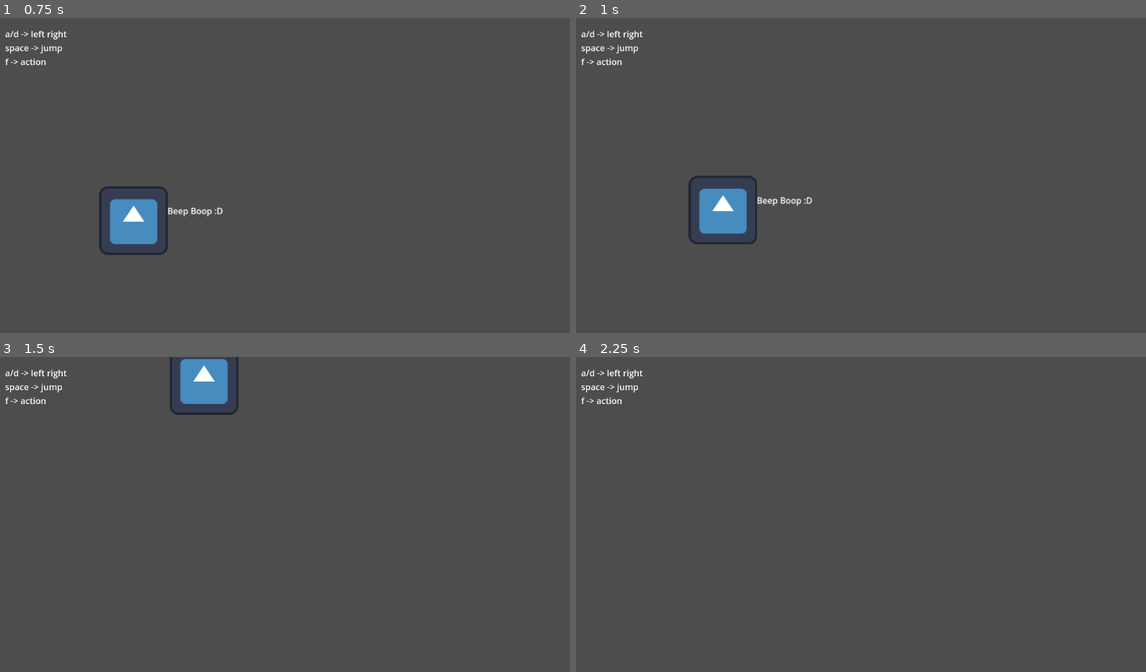
Above: before the commit, frames 1-4 (two rows, left to right).
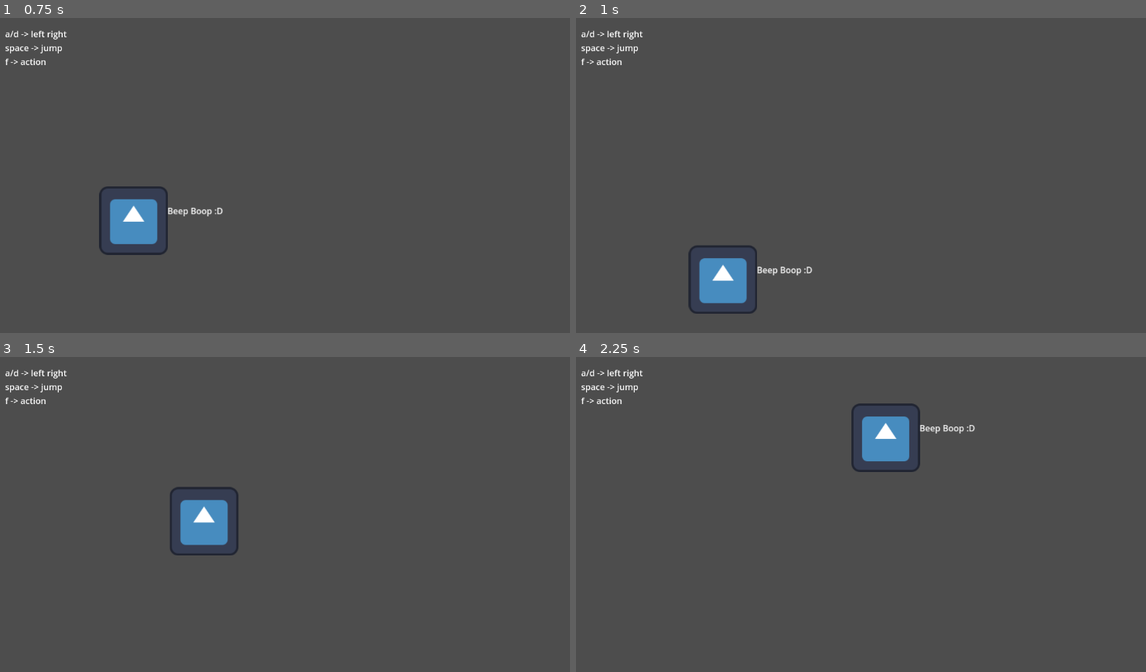
Above: after the commit, the same moments.

Repository: Cradac/H.O.R.S.T.
Game: Godot game, scene res://basic_scene.tscn
Same seed, same stepped clock (60 frames per second), same inputs: the game is played once before the commit and once after it. The engine's default icon, where the game draws it, is replaced by a stand-in: a white triangle on a blue panel in a dark square.
Inputs:
- Up to frame 1 (0.75 s): hold Right (move_right) from 0.53 s (still down); hold F (action) from 0.53 s (still down)
- Up to frame 2 (1 s): keep holding Right (move_right); keep holding F (action); tap Space (jump) at 0.77, 0.8 s
- Up to frame 3 (1.5 s): keep holding Right (move_right); tap Space (jump) at 1.07, 1.35 s; release F (action) at 1.28 s
- Up to frame 4 (2.25 s): tap Space (jump) at 1.52, 1.82 s; tap F (action) at 1.55 s; release Right (move_right) at 2.03 s; hold Left (move_left) from 2.03 s (still down); hold F (action) from 2.03 s (still down)

Frame 1 is identical in both runs. In frame 2, 3.4% of the frame differs, in the area x 19-42%, y 50-94%; in frame 3, 3.0%; in frame 4, 1.7%.

Commit message:
max speed, only jump on ground, insta turn

Diff:
--- a/Character.gd
+++ b/Character.gd
@@ -6,11 +6,15 @@
 @export var JUMP_FORCE = 600
 @export var GRAVITY = 500
 
-@onready var axis = Vector2.ZERO
+var prev_x = 0
+
+func _process(delta):
+	# action inputs
+	action()
 
 func _physics_process(delta):
 	move(delta)
-	action()
+
 
 func move(delta):
 	var x  = 0
@@ -20,14 +24,21 @@
 	if x == 0:
 		if is_on_floor():
 			apply_friction(FRICTION * delta)
+			pass
 	else:
-		velocity.x += x * ACCELERATION * delta
+		if sign(x) == sign(prev_x):
+			velocity.x += x * ACCELERATION * delta
+		else:
+			velocity.x = x * ACCELERATION * delta
+
 	if !is_on_floor():
 		velocity.y += GRAVITY * delta
-	if Input.is_action_just_pressed("jump"):
+	if Input.is_action_just_pressed("jump") and may_i_jump():
 		velocity.y -=  JUMP_FORCE
 
+	velocity.limit_length(MAX_SPEED)
 	move_and_slide()
+	prev_x = x
 
 func apply_friction(ammount):
 	if velocity.length() > ammount:
@@ -35,6 +46,11 @@
 	else:
 		velocity = Vector2.ZERO
 
+
+func may_i_jump():
+	#this is a place for doublejump logic and other funky jumpy stuff
+	return is_on_floor()
+
 func action():
 	if Input.is_action_pressed("action"):
 		get_node("Label").visible = true
